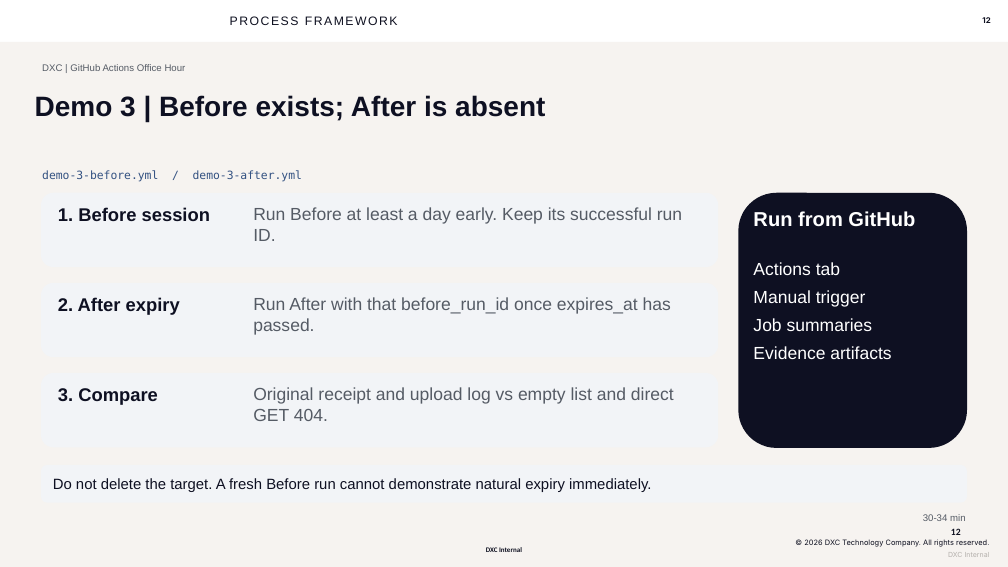
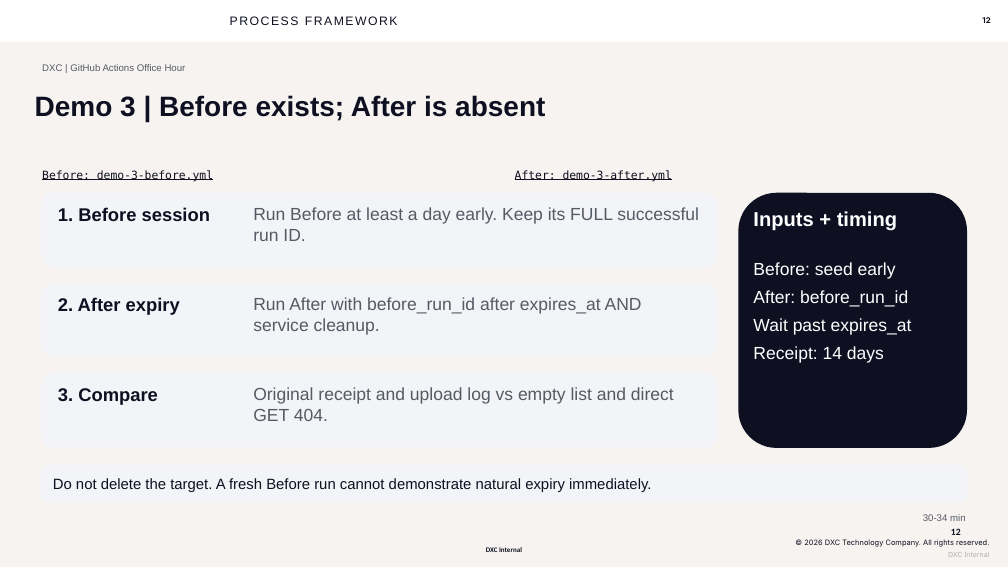
Before and after one commit to seandorsett/dxc-actions-office-hour, a slide deck: slide 12 of dxc-actions-office-hour-2026-10-13.pptx. Drawn at 1008x567 pixels with LibreOffice and Linux fonts; fonts in the diff are those of the drawing; background and template pictures are left out. Boxes give left, top, right and bottom in pixels: in the first picture for what was removed or moved away, otherwise in the second. Text is boxed around its words. In the diff, an @@ line names an element or a change of style, - is before the commit and + after.

```diff
--- a/dxc-actions-office-hour-2026-10-13.pptx
+++ b/dxc-actions-office-hour-2026-10-13.pptx
@@ text at [42, 170, 213, 181]: text changed; text colour #345282 to #0E1020 @@
-demo-3-before.yml / demo-3-after.yml
+Before: demo-3-before.yml
@@ text added at [515, 170, 672, 181], 13 pt, text #0E1020, underline @@
+After: demo-3-after.yml
@@ text at [253, 207, 699, 241]: text changed @@
-Run Before at least a day early. Keep its successful run ID.
+Run Before at least a day early. Keep its FULL successful run ID.
@@ text at [753, 211, 897, 231]: text changed @@
-Run from GitHub
+Inputs + timing
@@ text at [753, 262, 912, 363]: text changed @@
-Actions tab
-Manual trigger
-Job summaries
-Evidence artifacts
+Before: seed early
+After: before_run_id
+Wait past expires_at
+Receipt: 14 days
@@ text at [253, 297, 642, 335]: text changed @@
-Run After with that before_run_id once expires_at has passed.
+Run After with before_run_id after expires_at AND service cleanup.
```
Also in this commit, not shown: 10 other slides changed.
